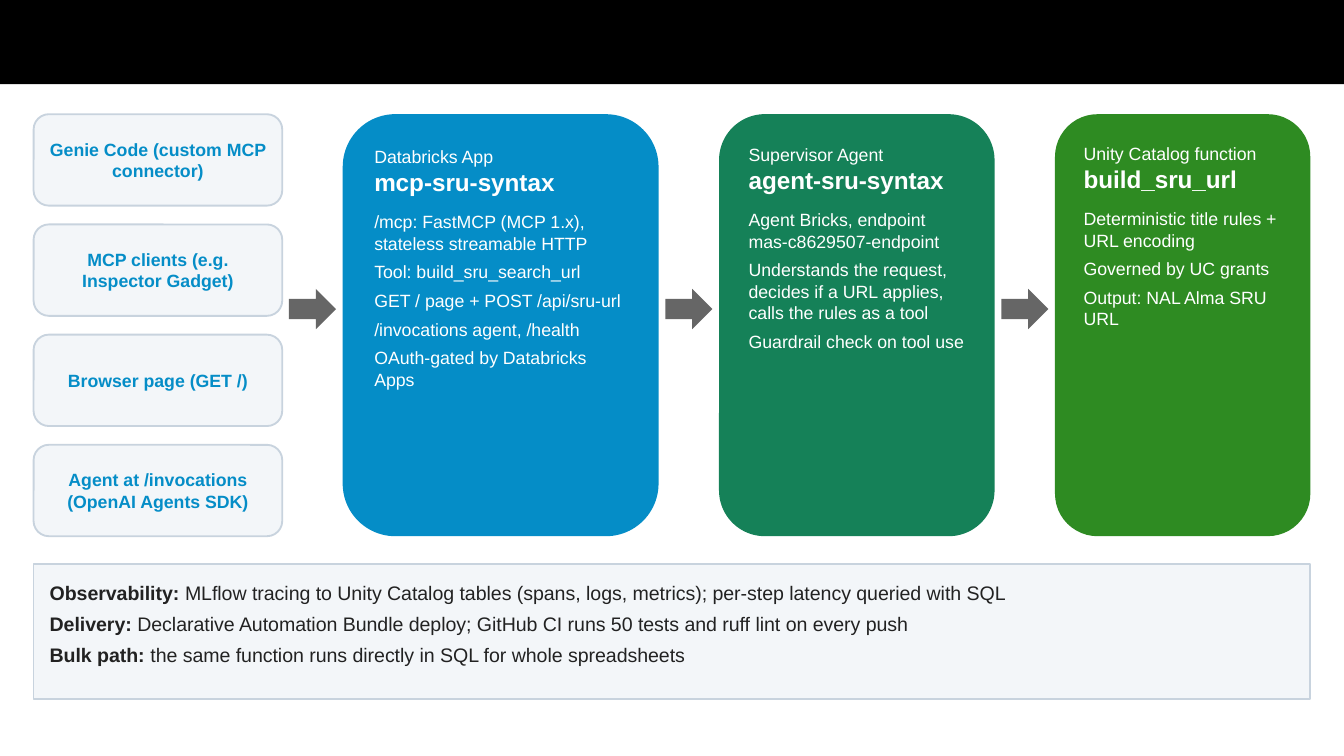
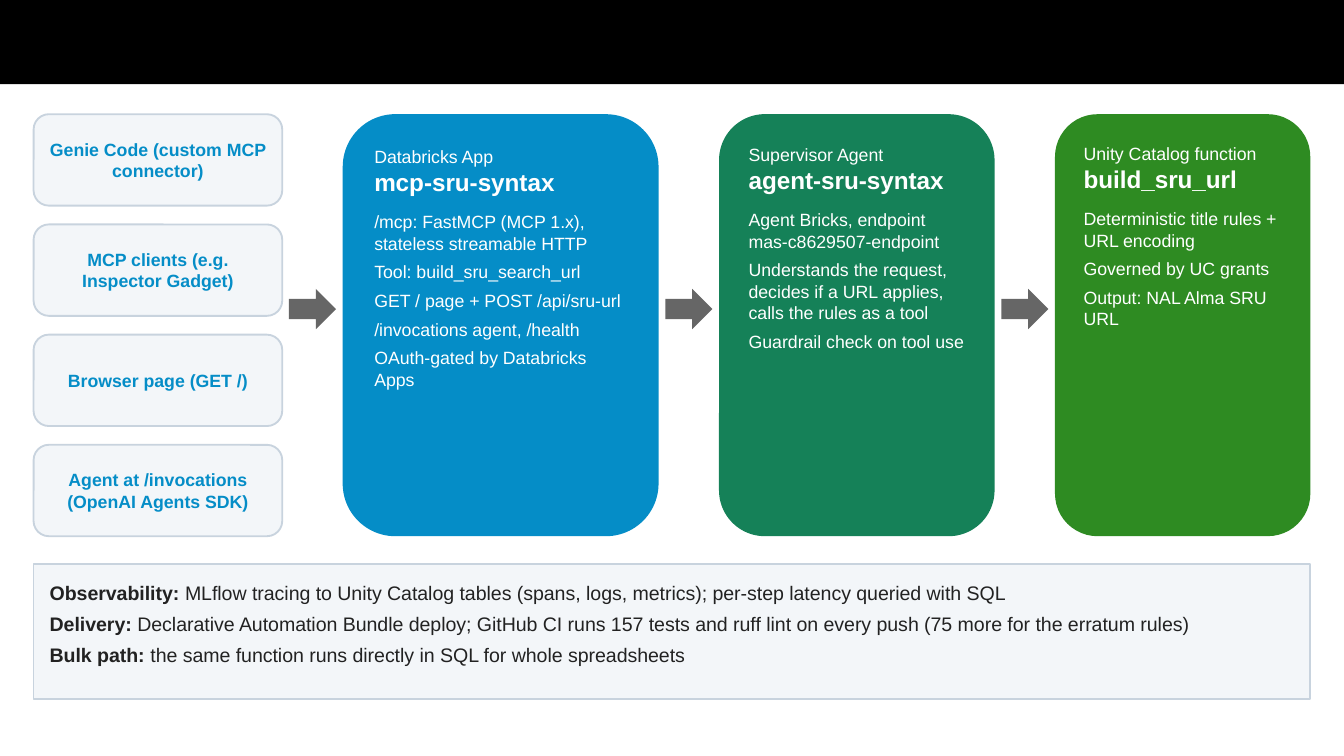
Before and after one commit to AmandaZXu-USDA/NAL, a slide deck: slide 5 of submission/GSA-MCP-Hackathon-mcp-sru-syntax.pptx (slide 4 before the commit). Drawn at 1344x756 pixels with LibreOffice and Linux fonts; fonts in the diff are those of the drawing. Boxes give left, top, right and bottom in pixels: in the first picture for what was removed or moved away, otherwise in the second. Text is boxed around its words. In the diff, an @@ line names an element or a change of style, - is before the commit and + after.

Commit message:
Presentation refined to the judging criteria: 20 slides with a criteria map, code organization and agent-goal tool design slides, eight-layer evaluation setup, current numbers (157 + 75 tests, 142/142, 41/41) and the two-app Playground demo

```diff
--- a/submission/GSA-MCP-Hackathon-mcp-sru-syntax.pptx
+++ b/submission/GSA-MCP-Hackathon-mcp-sru-syntax.pptx
@@ text in rectangle at box(50, 616, 1189, 635): text changed @@
-Delivery: Declarative Automation Bundle deploy; GitHub CI runs 50 tests and ruff lint on every push
+Delivery: Declarative Automation Bundle deploy; GitHub CI runs 157 tests and ruff lint on every push (75 more for the erratum rules)
```
Also in this commit, not shown: 6 other slides changed, 3 slides added, 1 other file.
